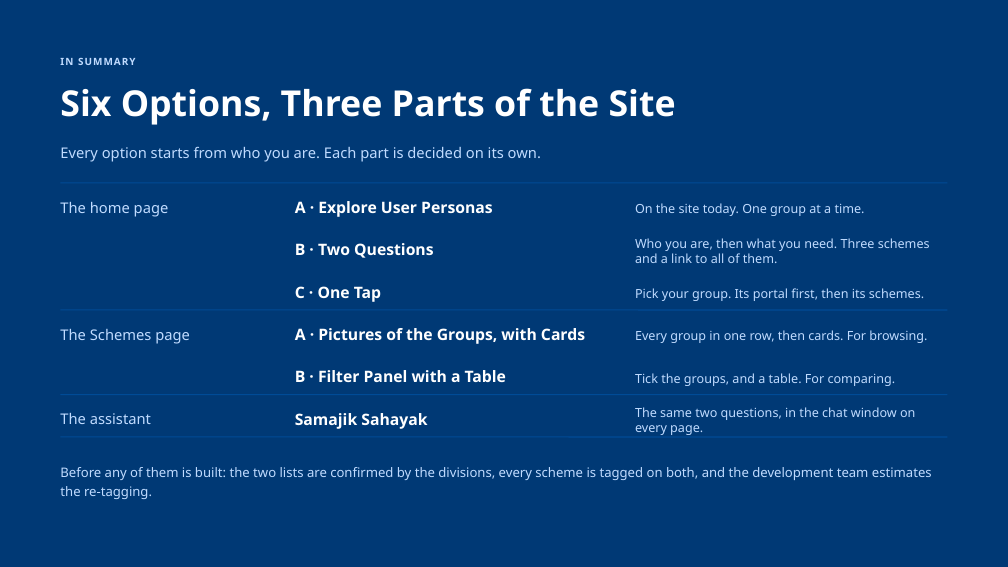
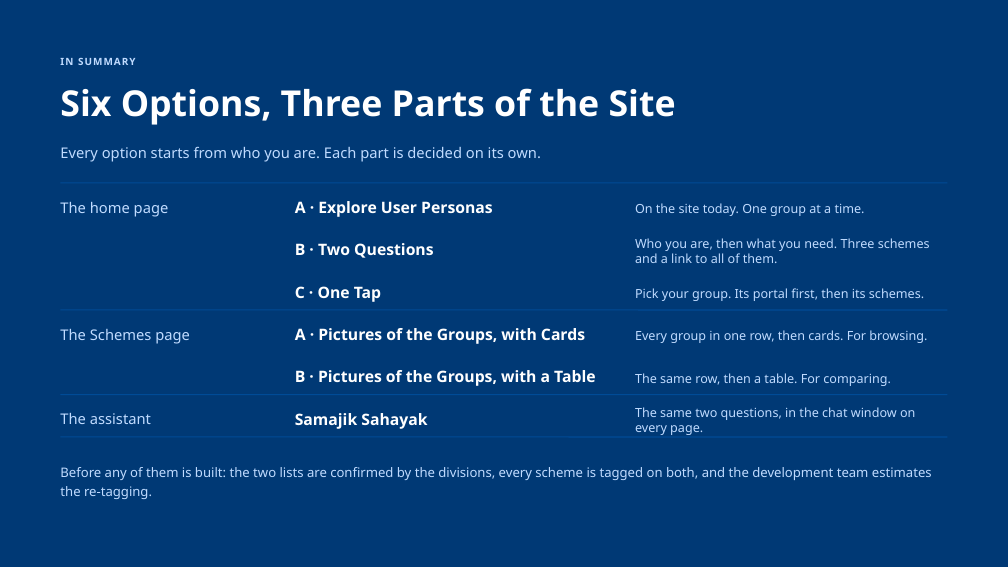
Before and after one commit to AkashShivanand/mosje, a slide deck: slide 11 of docs/plans/MoSJE-Service-Discovery-Options.pptx. Drawn at 1008x567 pixels with LibreOffice and Linux fonts; fonts in the diff are those of the drawing. Boxes give left, top, right and bottom in pixels: in the first picture for what was removed or moved away, otherwise in the second. Text is boxed around its words. In the diff, an @@ line names an element or a change of style, - is before the commit and + after.

Commit message:
feat(service-discovery): reference header on both Schemes options, page name as slide title, simpler copy
- Schemes A and B carry the Offerings/Schemes & Services header from the
  reference frame: search, Category, Organisation, Reset Filters, and the
  Active/Archived toggle above the list. The persona rail scrolls sideways
  and is cut at the right edge; the All tile is a plain icon so only the
  chosen group is highlighted.
- Deck option slides lead with the page name and option number; the option's
  name is the eyebrow. Scheme A caption matches the recorded walk.
- Two sentences above a 12th-grade reading level rewritten; the rest of the
  deck and prototypes checked with Flesch-Kincaid.
- Persona artwork is read from disk, so a new personas/<id>.png is picked up
  by the generator without a code change.
- Stills, three recordings, PPTX and PDF regenerated.

```diff
--- a/docs/plans/MoSJE-Service-Discovery-Options.pptx
+++ b/docs/plans/MoSJE-Service-Discovery-Options.pptx
@@ text at (295,370,595,386): text changed @@
-B · Filter Panel with a Table
+B · Pictures of the Groups, with a Table
@@ text at (635,373,891,386): text changed @@
-Tick the groups, and a table. For comparing.
+The same row, then a table. For comparing.
```
Also in this commit, not shown: 8 other slides changed, 21 other files.
